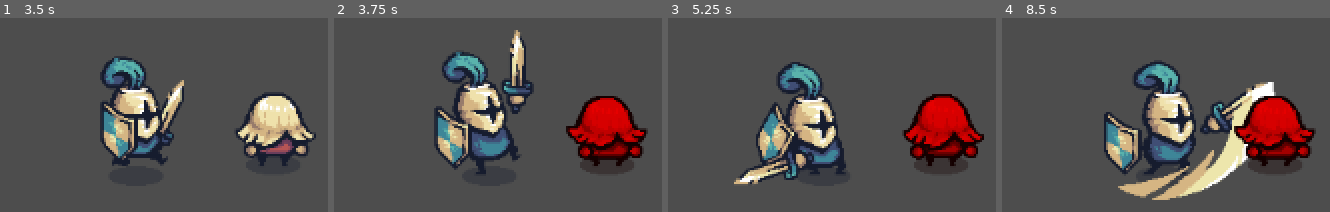
Above: before the commit, frames 1-4 (left to right).
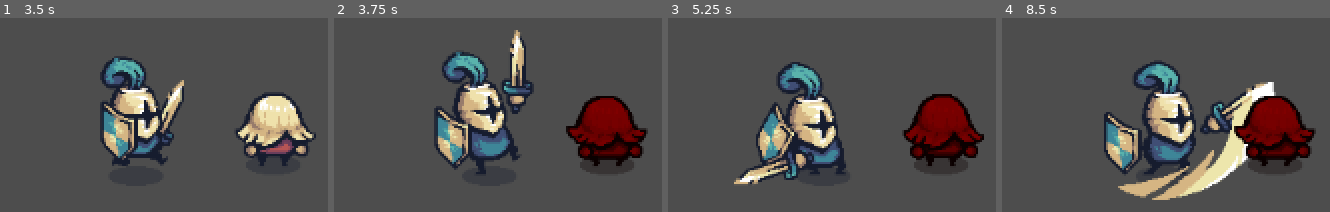
Above: after the commit, the same moments.

Repository: GitGud9786/Shore-Swords
Game: Godot game, scene res://Scenes/Game.tscn
Same seed, same stepped clock (60 frames per second), same inputs: the game is played once before the commit and once after it.
Inputs:
- Up to frame 1 (3.5 s): tap Enter (ui_accept) at 0.5, 0.77, 1.52, 3.02 s; hold Right (move_right) 0.53-2.03 s; tap Space (attack) every 0.75 s from 0.6 to 2.85 s; hold Left (move_left) 2.03-2.78 s; hold Right (move_right) from 2.78 s (still down)
- Up to frame 2 (3.75 s): keep holding Right (move_right); tap Space (attack) at 3.6 s
- Up to frame 3 (5.25 s): tap Enter (ui_accept) at 3.77, 4.52 s; release Right (move_right) at 4.28 s; hold Left (move_left) 4.28-5.03 s; tap Space (attack) at 4.35, 5.1 s; hold Right (move_right) from 5.03 s (still down)
- Up to frame 4 (8.5 s): release Right (move_right) at 5.78 s; hold Left (move_left) 5.78-7.28 s; tap Space (attack) every 0.75 s from 5.85 to 8.1 s; tap Enter (ui_accept) at 6.02, 6.77, 7.52 s; hold Right (move_right) from 7.28 s (still down)

Frame 1 is identical in both runs. In frame 2, 4.1% of the frame differs, in the area x 71-95%, y 41-72%; in frame 3, 4.2%, in the area x 72-96%, y 40-72%; in frame 4, 4.1%.

Commit message:
something has been done

Diff:
--- a/Scripts/enemy.gd
+++ b/Scripts/enemy.gd
@@ -7,8 +7,7 @@
 
 var HEALTH = 100
 var DAMAGE = 20
-var flash_color = Color(0.9,0,0)
-var flash_duration = 0.4
+var flash_color = Color(0.5,0,0)
 
 func get_health():
 	return HEALTH
@@ -20,7 +19,7 @@
 	HEALTH -= damage
 	if HEALTH<=0:
 		animated_sprite.play("pawn_dead")
-		await get_tree().create_timer(1.0).timeout
+		await get_tree().create_timer(1.4).timeout
 		queue_free()
 	else:#only show a hit effect
 		animated_sprite.modulate = flash_color
